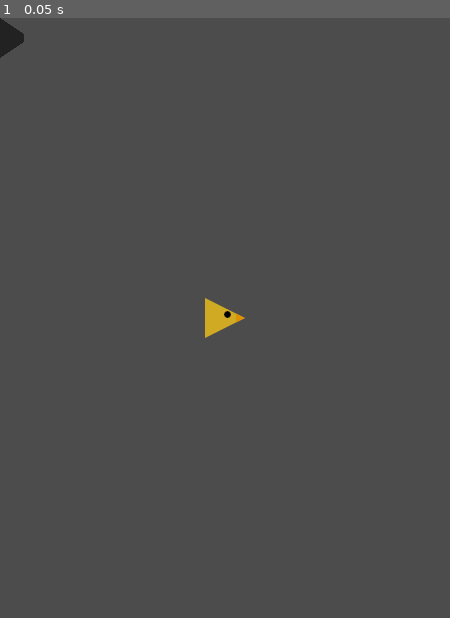
Above: before the commit, frame 1.
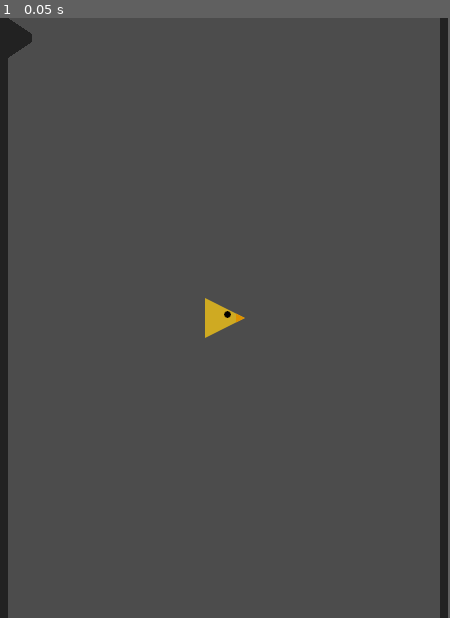
Above: after the commit, the same moment.

Repository: karmek-k/jumpbird
Game: Godot game, scene res://scenes/Game.tscn
The game is run twice, just before and just after one commit, with the same random seed, the same clock (stepped at 60 frames per second) and the same inputs.
Inputs:
- Up to frame 1 (0.05 s): no input
The window is 450x600 before the commit and 448x600 after it. Grey fills any space a smaller window leaves; there, only what the larger window draws over its background counts as a difference.

The runs differ from the first frame. In frame 1, 3.6% of the frame differs, in the area x 0-100%, y 0-100%.

Commit message:
Add walls

Diff:
--- a/project.godot
+++ b/project.godot
@@ -14,9 +14,13 @@
 run/main_scene="res://scenes/Game.tscn"
 config/icon="res://icon.png"
 
+[audio]
+
+default_bus_layout=""
+
 [display]
 
-window/size/width=450
+window/size/width=448
 
 [physics]
 
--- a/scenes/Game.tscn
+++ b/scenes/Game.tscn
@@ -1,13 +1,40 @@
-[gd_scene load_steps=3 format=2]
+[gd_scene load_steps=6 format=2]
 
 [ext_resource path="res://sprites/bird.png" type="Texture" id=1]
+[ext_resource path="res://scripts/Wall.gd" type="Script" id=3]
+
+[sub_resource type="GDScript" id=3]
+script/source = "extends Node2D
+
+
+# Declare member variables here. Examples:
+# var a = 2
+# var b = \"text\"
+
+
+# Called when the node enters the scene tree for the first time.
+func _ready():
+	pass # Replace with function body.
+
+
+# Called every frame. 'delta' is the elapsed time since the previous frame.
+#func _process(delta):
+#	pass
+"
 
 [sub_resource type="RectangleShape2D" id=1]
 
+[sub_resource type="RectangleShape2D" id=2]
+extents = Vector2( 4, 300 )
+
 [node name="Node2D" type="Node2D"]
+script = SubResource( 3 )
 
 [node name="Bird" type="Area2D" parent="."]
 position = Vector2( 225, 300 )
+__meta__ = {
+"_edit_group_": true
+}
 
 [node name="Sprite" type="Sprite" parent="Bird"]
 texture = ExtResource( 1 )
@@ -17,6 +44,10 @@
 shape = SubResource( 1 )
 
 [node name="Spike" type="Area2D" parent="."]
+position = Vector2( 8, 0 )
+__meta__ = {
+"_edit_group_": true
+}
 
 [node name="CollisionPolygon2D" type="CollisionPolygon2D" parent="Spike"]
 polygon = PoolVector2Array( 0, 0, 0, 40, 24, 24, 24, 16 )
@@ -24,3 +55,35 @@
 [node name="Polygon2D" type="Polygon2D" parent="Spike"]
 color = Color( 0.137255, 0.137255, 0.137255, 1 )
 polygon = PoolVector2Array( 0, 0, 0, 40, 24, 24, 24, 16 )
+
+[node name="LWall" type="Area2D" parent="."]
+script = ExtResource( 3 )
+__meta__ = {
+"_edit_group_": true,
+"_edit_lock_": true
+}
+
+[node name="CollisionShape2D" type="CollisionShape2D" parent="LWall"]
+position = Vector2( 4, 300 )
+shape = SubResource( 2 )
+
+[node name="Polygon2D" type="Polygon2D" parent="LWall"]
+color = Color( 0.137255, 0.137255, 0.137255, 1 )
+polygon = PoolVector2Array( 0, 0, 0, 600, 8, 600, 8, 0 )
+
+[node name="RWall" type="Area2D" parent="."]
+position = Vector2( 440, 0 )
+script = ExtResource( 3 )
+__meta__ = {
+"_edit_group_": true,
+"_edit_lock_": true
+}
+left_wall = false
+
+[node name="CollisionShape2D" type="CollisionShape2D" parent="RWall"]
+position = Vector2( 4, 300 )
+shape = SubResource( 2 )
+
+[node name="Polygon2D" type="Polygon2D" parent="RWall"]
+color = Color( 0.137255, 0.137255, 0.137255, 1 )
+polygon = PoolVector2Array( 0, 0, 0, 600, 8, 600, 8, 0 )
--- /dev/null
+++ b/scripts/Wall.gd
@@ -0,0 +1,4 @@
+extends Area2D
+
+
+export var left_wall = true
